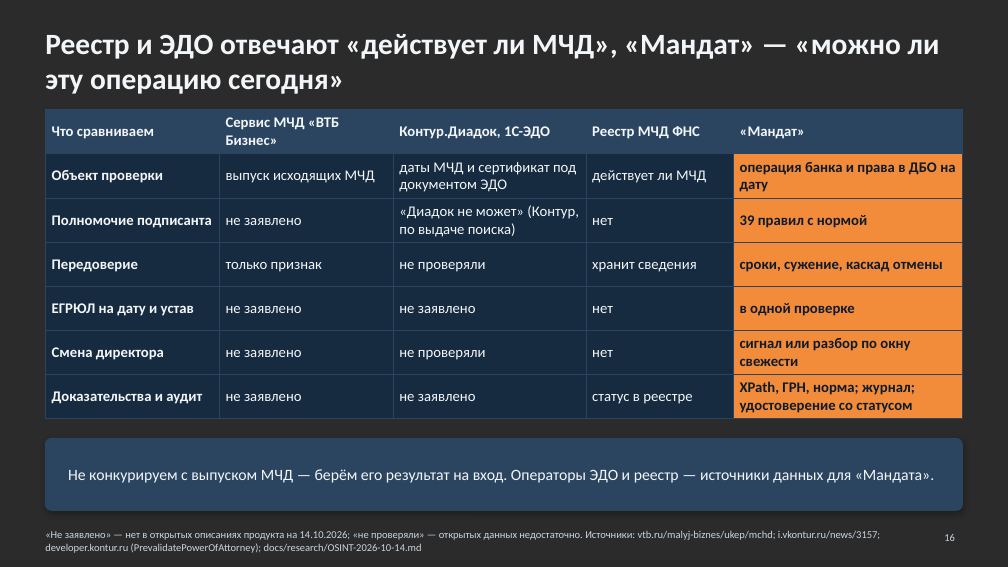
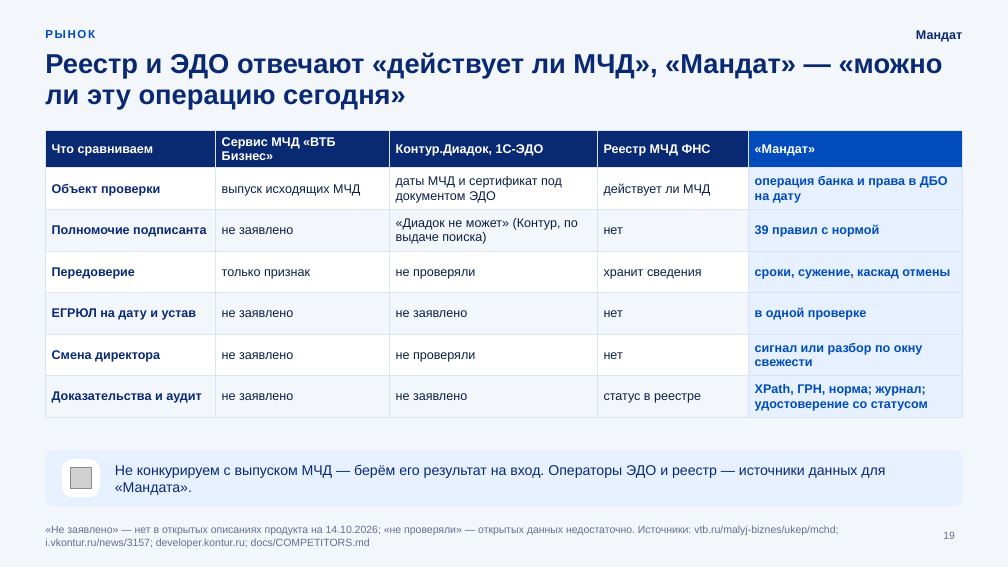
Before and after one commit to KonkovDV/Mandat, a slide deck: slide 19 of submission/slides/Mandat_VTB.pptx (slide 16 before the commit). Drawn at 1008x567 pixels with LibreOffice and Linux fonts; fonts in the diff are those of the drawing; grey boxes stand for pictures; background and template pictures are left out; a plain dark background stands for a picture behind light text. Boxes give left, top, right and bottom in pixels: in the first picture for what was removed or moved away, otherwise in the second. Text is boxed around its words. In the diff, an @@ line names an element or a change of style, - is before the commit and + after.

Commit message:
docs: rebuild the deck in the VTB palette with October 2026 data
- Slides use the VTB palette (navy 0A2973, cobalt 004CBC, sky 00AAFF) and
  Golos Text (ParaType, OFL); VTB Group UI is licensed to VTB Group only.
- graphics.js draws the background, project mark, authority graph and
  Lucide icons; SVG sources go to assets/svg for import into Figma.
- Numbers come from evidence.json of 27.10.2026: 1600 tests, median 2.4 ms,
  8814 fuzz mutations.
- New market and legal facts are recorded in CLAIMS_REGISTRY.md as
  M-15..M-19: Bank of Russia Q2 2026, Federal Law 210-FZ, the EOS case,
  the AMLA final draft RTS and the VTB POA + QES bundle.
- New slides: world practice and open standards; seven reviewer roles
  with their main objection and the answer.

```diff
--- a/submission/slides/Mandat_VTB.pptx
+++ b/submission/slides/Mandat_VTB.pptx
@@ background picture (left out) to #F3F6FB @@
@@ title "Реестр и ЭДО отвечают «действует ..." moved from (x1=45, y1=34, x2=940, y2=94) to (x1=45, y1=52, x2=943, y2=109) @@
@@ title "Реестр и ЭДО отвечают «действует ..." at (x1=45, y1=52, x2=943, y2=109): size 28 to 26 pt, font Calibri to Arial, text colour #F3F6F9 to #0A2973; line spacing 1 to 0.95; vertical alignment middle to top @@
@@ text added at (x1=45, y1=30, x2=95, y2=38), 11 pt, text #004CBC, bold @@
+РЫНОК
@@ text added at (x1=916, y1=30, x2=962, y2=42), 12 pt, text #0A2973, bold @@
+Мандат
@@ table at (x1=45, y1=130, x2=963, y2=415) @@
@@ fill #2B4561 to #0A2973 in 4 cells @@
@@ fill #2B4561 to #004CBC in row 1, column 5 @@
@@ fill #172B40 to #FFFFFF in 12 cells @@
@@ fill #F28C3A to #E6F0FF in 6 cells @@
@@ fill #172B40 to #F3F6FB in 12 cells @@
@@ size 14 to 12 pt, font Calibri to Arial @@
@@ text colour #F3F6F9 to #FFFFFF in "Что сравниваем", "Сервис МЧД «ВТБ Бизнес»", "Контур.Диадок, 1С-ЭДО", "Реестр МЧД ФНС" and 1 more places @@
@@ text colour #F3F6F9 to #0A2973 in "Объект проверки", "Полномочие подписанта", "Передоверие", "ЕГРЮЛ на дату и устав" and 2 more places @@
@@ text colour #F3F6F9 to #0B1F44 in "выпуск исходящих МЧД", "даты МЧД и сертификат под документом ЭДО", "действует ли МЧД", "не заявлено" and 14 more places @@
@@ text colour #0F1B2A to #004CBC in "операция банка и права в ДБО на ...", "39 правил с нормой", "сроки, сужение, каскад отмены", "в одной проверке" and 2 more places @@
@@ borders changed @@
@@ table resized from (x1=45, y1=110, x2=963, y2=417) to (x1=45, y1=130, x2=963, y2=415) @@
@@ rounded rectangle resized from (x1=45, y1=439, x2=963, y2=510) to (x1=45, y1=450, x2=963, y2=507) @@
@@ rounded rectangle at (x1=45, y1=450, x2=963, y2=507): fill #2B4561 to #E6F0FF; outline #2B4561 1 pt to none; shadow off; proportions changed @@
@@ rounded rectangle added at (x1=62, y1=460, x2=100, y2=498), fill #FFFFFF @@
@@ picture added at (x1=70, y1=467, x2=91, y2=488) @@
@@ text "Не конкурируем с выпуском МЧД ..." moved from (x1=68, y1=469, x2=934, y2=483) to (x1=115, y1=464, x2=885, y2=495) @@
@@ text "Не конкурируем с выпуском МЧД ..." at (x1=115, y1=464, x2=885, y2=495): size 15 to 13.5 pt, font Calibri to Arial, text colour #F3F6F9 to #0A2973 @@
@@ text at (x1=45, y1=525, x2=838, y2=548): text changed; font Calibri to Arial; text colour #C9D5E0 to #62718F @@
-«Не заявлено» — нет в открытых описаниях продукта на 14.10.2026; «не проверяли» — открытых данных недостаточно. Источники: vtb.ru/malyj-biznes/ukep/mchd; i.vkontur.ru/news/3157; developer.kontur.ru (PrevalidatePowerOfAttorney); docs/research/OSINT-2026-10-14.md
+«Не заявлено» — нет в открытых описаниях продукта на 14.10.2026; «не проверяли» — открытых данных недостаточно. Источники: vtb.ru/malyj-biznes/ukep/mchd; i.vkontur.ru/news/3157; developer.kontur.ru; docs/COMPETITORS.md
@@ page number added at (x1=943, y1=532, x2=955, y2=539), 10 pt, text #62718F @@
+19
@@ page number removed at (x1=944, y1=534, x2=955, y2=541) @@
-16
```
Also in this commit, not shown: 26 other slides changed, 3 slides added, 1 slide removed, 26 other files.
